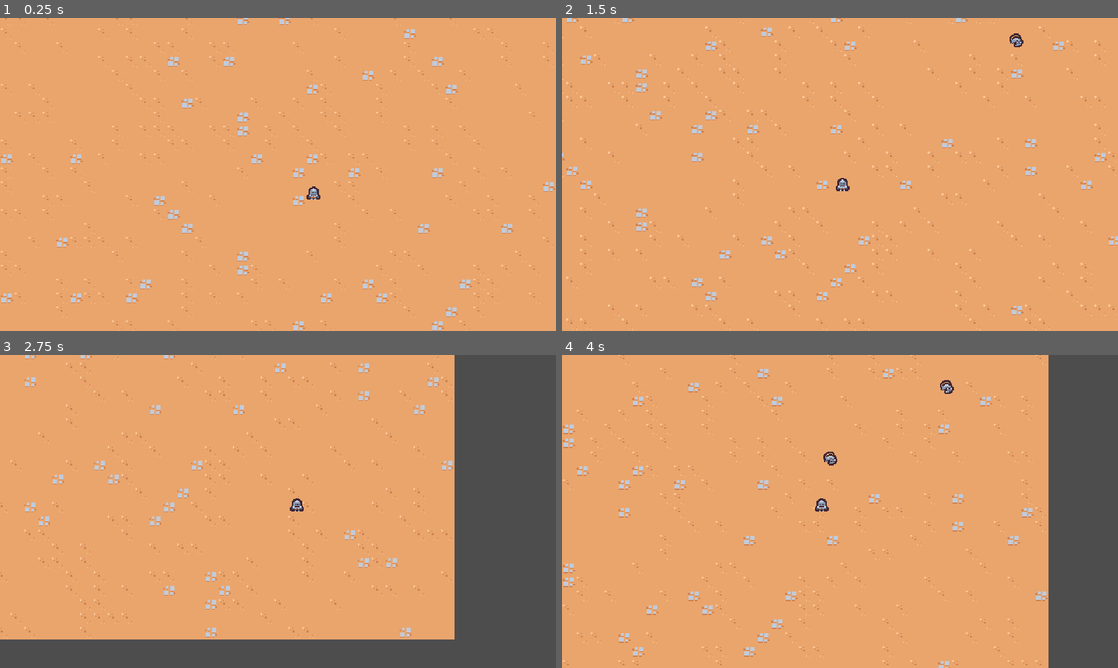
Above: before the commit, frames 1-4 (two rows, left to right).
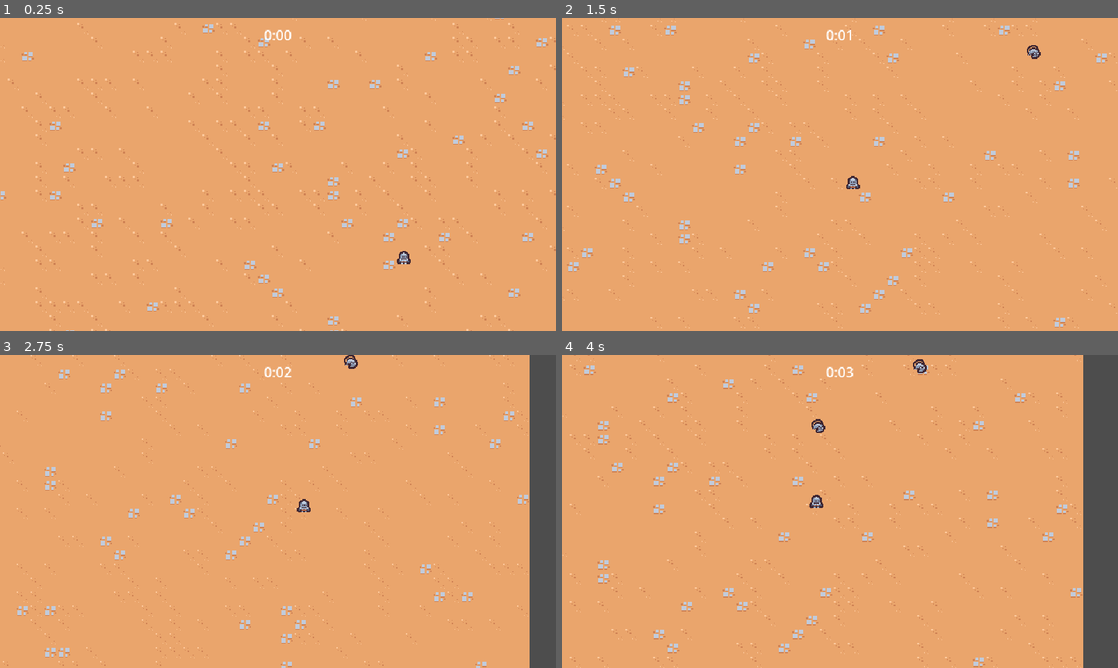
Above: after the commit, the same moments.

Repository: officer47p/2d-survivors-game
Game: Godot game, scene res://scenes/main/main.tscn
Same seed, same stepped clock (60 frames per second), same inputs: the game is played once before the commit and once after it.
Inputs:
- Up to frame 1 (0.25 s): no input
- Up to frame 2 (1.5 s): hold D (move_right) 0.53-1.28 s; hold S (move_down) from 1.28 s (still down)
- Up to frame 3 (2.75 s): release S (move_down) at 2.03 s; hold D (move_right) from 2.03 s (still down)
- Up to frame 4 (4 s): release D (move_right) at 2.78 s; hold W (move_up) 2.78-3.53 s; hold A (move_left) from 3.53 s (still down)

The runs differ from the first frame. In frame 1, 5.5% of the frame differs, in the area x 0-100%, y 0-100%; in frame 2, 5.5%; in frame 3, 25%, in the area x 0-96%, y 0-100%; in frame 4, 11%.

Commit message:
Game loop foundation

Diff:
--- a/project.godot
+++ b/project.godot
@@ -60,6 +60,7 @@
 2d_physics/layer_1="Terrain"
 2d_physics/layer_2="Player"
 2d_physics/layer_3="Enemy"
+2d_physics/layer_4="EnemyCollision"
 
 [physics]
 
@@ -69,4 +70,3 @@
 
 textures/canvas_textures/default_texture_filter=0
 rendering_device/driver.windows="d3d12"
-2d/snap/snap_2d_transforms_to_pixel=true
--- a/scenes/enemy/basic_enemy.tscn
+++ b/scenes/enemy/basic_enemy.tscn
@@ -10,7 +10,8 @@
 radius = 5.0
 
 [node name="BasicEnemy" type="CharacterBody2D" unique_id=723220277 groups=["enemy"]]
-collision_layer = 0
+collision_layer = 8
+collision_mask = 9
 script = ExtResource("1_obku4")
 
 [node name="Area2D" type="Area2D" parent="." unique_id=738773985]
--- a/scenes/game_camera/game_camera.gd
+++ b/scenes/game_camera/game_camera.gd
@@ -10,7 +10,7 @@
 # Called every frame. 'delta' is the elapsed time since the previous frame.
 func _process(delta: float) -> void:
 	aquire_target()
-	global_position = global_position.lerp(target_position, 1.0 - exp(-delta * 10))
+	global_position = global_position.lerp(target_position, 1.0 - exp(-delta * 5))
 
 
 func aquire_target():
--- a/scenes/main/main.tscn
+++ b/scenes/main/main.tscn
@@ -1,11 +1,18 @@
 [gd_scene format=3 uid="uid://dd4ejod5qhtp1"]
 
+[ext_resource type="PackedScene" uid="uid://ds6d4hqogsufe" path="res://scenes/ui/arena_time_ui.tscn" id="1_6q06x"]
 [ext_resource type="PackedScene" uid="uid://cbjyvqv60vjml" path="res://scenes/player/player.tscn" id="1_hyk8p"]
 [ext_resource type="TileSet" uid="uid://bu3r6b2v00cre" path="res://resources/tileset.tres" id="1_iuonh"]
+[ext_resource type="PackedScene" uid="uid://b50ayj272w06r" path="res://scenes/manager/arena_time_manager.tscn" id="2_ow5a4"]
 [ext_resource type="PackedScene" uid="uid://dt7j3bqhl63x" path="res://scenes/game_camera/game_camera.tscn" id="3_k2fmo"]
 [ext_resource type="PackedScene" uid="uid://ccm17segfitmy" path="res://scenes/manager/enemy_manager.tscn" id="5_6q06x"]
 
 [node name="Main" type="Node" unique_id=164131937]
+
+[node name="ArenaTimeUI" parent="." unique_id=632936746 node_paths=PackedStringArray("arena_time_manager") instance=ExtResource("1_6q06x")]
+arena_time_manager = NodePath("../ArenaTimeManager")
+
+[node name="ArenaTimeManager" parent="." unique_id=655406051 instance=ExtResource("2_ow5a4")]
 
 [node name="EnemyManager" parent="." unique_id=849718959 instance=ExtResource("5_6q06x")]
 
--- /dev/null
+++ b/scenes/manager/arena_time_manager.gd
@@ -0,0 +1,6 @@
+extends Node
+
+@onready var timer = $Timer
+
+func get_time_elapsed():
+	return timer.wait_time - timer.time_left
--- /dev/null
+++ b/scenes/manager/arena_time_manager.tscn
@@ -0,0 +1,11 @@
+[gd_scene format=3 uid="uid://b50ayj272w06r"]
+
+[ext_resource type="Script" uid="uid://b7pk7igpos5uo" path="res://scenes/manager/arena_time_manager.gd" id="1_h76kk"]
+
+[node name="ArenaTimeManager" type="Node" unique_id=655406051]
+script = ExtResource("1_h76kk")
+
+[node name="Timer" type="Timer" parent="." unique_id=33180078]
+wait_time = 60.0
+one_shot = true
+autostart = true
--- a/scenes/player/player.gd
+++ b/scenes/player/player.gd
@@ -1,6 +1,7 @@
 extends CharacterBody2D
 
-const MAX_SPEED = 200
+const MAX_SPEED = 150
+const ACCELERATION_SMOOTHING = 20
 
 
 # Called when the node enters the scene tree for the first time.
@@ -12,7 +13,8 @@
 func _process(delta: float) -> void:
 	var movement_vector = get_movement_vector()
 	var direction = movement_vector.normalized()
-	velocity = direction * MAX_SPEED
+	var target_velocity = direction * MAX_SPEED
+	velocity = velocity.lerp(target_velocity, 1 - exp(-delta * ACCELERATION_SMOOTHING))
 	move_and_slide()
 
 
--- a/scenes/player/player.tscn
+++ b/scenes/player/player.tscn
@@ -9,6 +9,7 @@
 
 [node name="Player" type="CharacterBody2D" unique_id=269330977 groups=["player"]]
 collision_layer = 0
+motion_mode = 1
 script = ExtResource("1_dovo2")
 
 [node name="AbilityManager" type="Node" parent="." unique_id=1896853459]
--- /dev/null
+++ b/scenes/ui/arena_time_ui.gd
@@ -0,0 +1,16 @@
+extends CanvasLayer
+
+
+@export var arena_time_manager: Node
+@onready var label = $%Label
+
+func _process(delta: float) -> void:
+	if arena_time_manager == null:
+		return
+	var time_elapsed = arena_time_manager.get_time_elapsed()
+	label.text = format_seconds_to_string(time_elapsed)
+
+func format_seconds_to_string(seconds: float):
+	var minutes = int(floor(seconds/60))
+	var remaining_seconds = int(seconds - (minutes * 60))
+	return str(minutes) + ":" + ("%02d" % floor(remaining_seconds))
--- /dev/null
+++ b/scenes/ui/arena_time_ui.tscn
@@ -0,0 +1,22 @@
+[gd_scene format=3 uid="uid://ds6d4hqogsufe"]
+
+[ext_resource type="Script" uid="uid://5colm1g5peut" path="res://scenes/ui/arena_time_ui.gd" id="1_oa7xr"]
+
+[node name="ArenaTimeUI" type="CanvasLayer" unique_id=632936746]
+script = ExtResource("1_oa7xr")
+
+[node name="MarginContainer" type="MarginContainer" parent="." unique_id=1529023438]
+anchors_preset = 15
+anchor_right = 1.0
+anchor_bottom = 1.0
+grow_horizontal = 2
+grow_vertical = 2
+mouse_filter = 2
+theme_override_constants/margin_top = 8
+
+[node name="Label" type="Label" parent="MarginContainer" unique_id=1827079946]
+unique_name_in_owner = true
+layout_mode = 2
+size_flags_horizontal = 4
+size_flags_vertical = 0
+text = "test"
Not shown, added: scenes/manager/arena_time_manager.gd.uid
Not shown, added: scenes/ui/arena_time_ui.gd.uid
